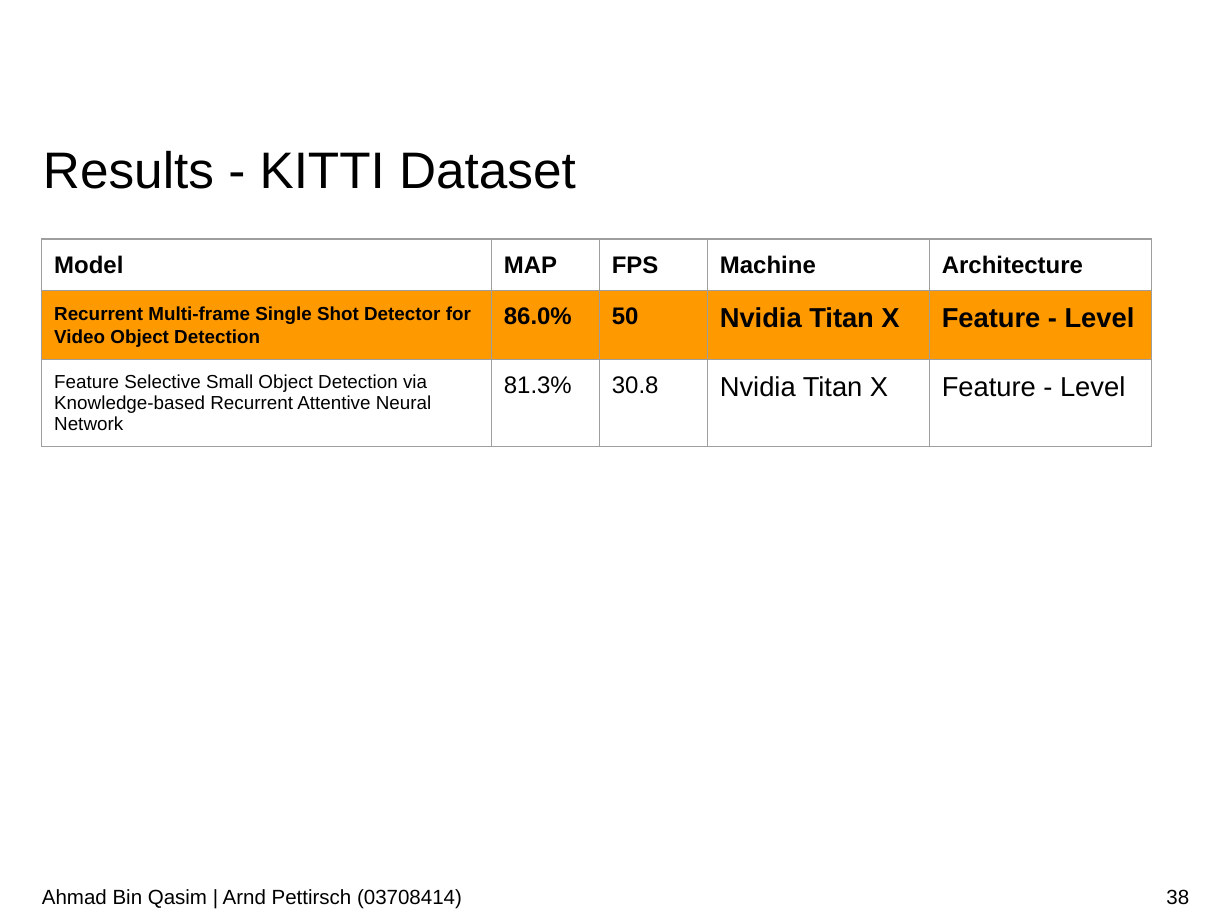
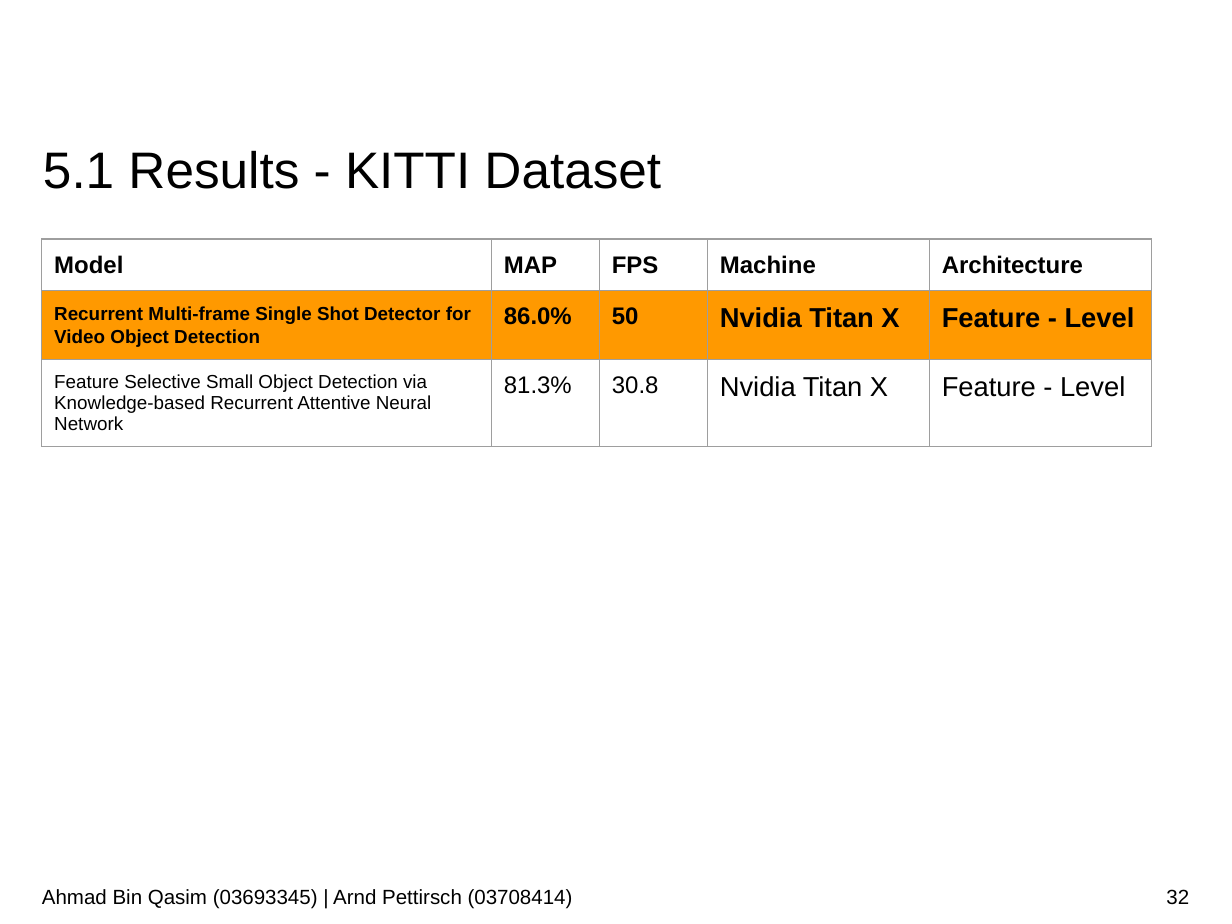
Before and after one commit to AhmadQasim/rnn-for-object-detection, a slide deck: slide 32 of Presentation/Recurrent_Neural_Networks_for_Object_Detection_Bin_Qasim_Pettirsch.pptx (slide 38 before the commit). Drawn at 1232x924 pixels with LibreOffice and Linux fonts; fonts in the diff are those of the drawing; background and template pictures are left out. Boxes give left, top, right and bottom in pixels: in the first picture for what was removed or moved away, otherwise in the second. Text is boxed around its words. In the diff, an @@ line names an element or a change of style, - is before the commit and + after.

```diff
--- a/Presentation/Recurrent_Neural_Networks_for_Object_Detection_Bin_Qasim_Pettirsch.pptx
+++ b/Presentation/Recurrent_Neural_Networks_for_Object_Detection_Bin_Qasim_Pettirsch.pptx
@@ title at [43, 150, 661, 189]: text changed @@
-Results - KITTI Dataset
+5.1 Results - KITTI Dataset
@@ text at [42, 889, 573, 909]: text changed @@
-Ahmad Bin Qasim | Arnd Pettirsch (03708414)
+Ahmad Bin Qasim (03693345) | Arnd Pettirsch (03708414)
@@ page number at [1166, 889, 1189, 905]: text changed @@
-38
+32
```
Also in this commit, not shown: 52 other slides changed, 2 slides added, 1 other file.
